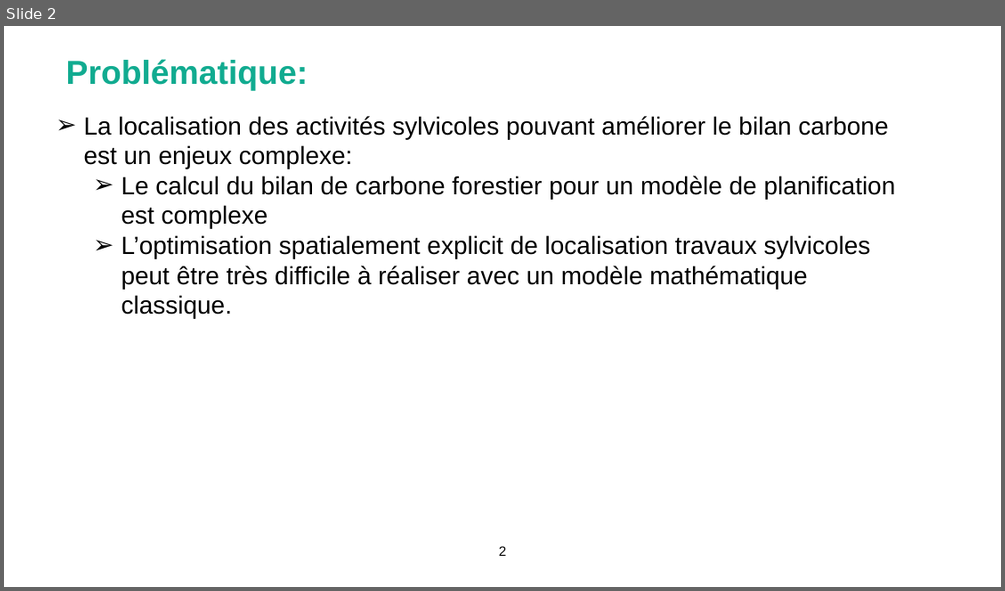
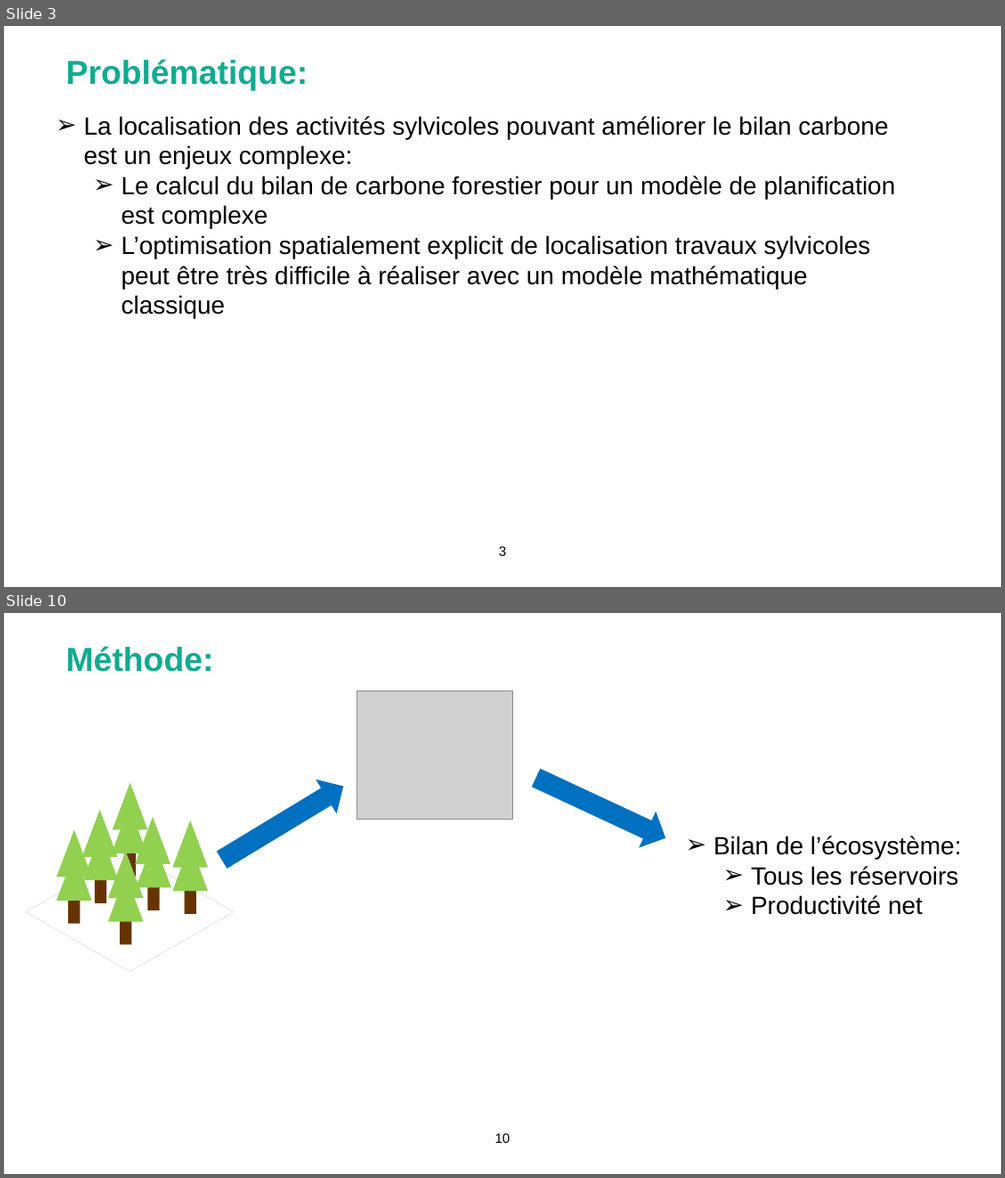
Before and after one commit to Bureau-du-Forestier-en-chef/FMT, a slide deck: Documentation/FORAC_carbone.pptx. Shown one above the other, each under a label of ours: slide 2 before the commit, slides 3 and 10 after it; the slides between them are not shown. The pictures are 1005x591 and 1005x1178 pixels, drawn with LibreOffice and Linux fonts; fonts in the diff are those of the drawing; grey boxes stand for pictures; background and template pictures are left out. Boxes give left, top, right and bottom in pixels: in the first picture for what was removed or moved away, otherwise in the second. Text is boxed around its words. In the diff, an @@ line names an element or a change of style, - is before the commit and + after.

```diff
--- a/Documentation/FORAC_carbone.pptx
+++ b/Documentation/FORAC_carbone.pptx
@@ slide 10 added at (4, 613, 1001, 1174), background picture (left out) @@
@@ title added at (66, 646, 214, 672), 32 pt, text #11AB90, bold @@
+Méthode:
@@ picture added at (357, 690, 512, 819) @@
@@ down arrow added at (211, 769, 354, 877), fill #0070C0 @@
@@ down arrow added at (527, 759, 674, 856), fill #0070C0 @@
@@ triangle added at (113, 783, 147, 830), fill #92D050 @@
@@ triangle added at (81, 810, 117, 857), fill #92D050 @@
@@ triangle added at (112, 806, 146, 853), fill #92D050 @@
@@ triangle added at (135, 817, 170, 864), fill #92D050 @@
@@ triangle added at (172, 820, 208, 868), fill #92D050 @@
@@ rectangle added at (54, 835, 202, 983), outline #000000 2.25 pt @@
@@ triangle added at (57, 830, 91, 877), fill #92D050 @@
@@ triangle added at (83, 833, 119, 880), fill #92D050 @@
@@ triangle added at (108, 851, 143, 898), fill #92D050 @@
@@ rectangle added at (124, 847, 137, 876), fill #663300 @@
@@ triangle added at (137, 840, 171, 887), fill #92D050 @@
@@ triangle added at (172, 844, 208, 892), fill #92D050 @@
@@ text added at (713, 835, 962, 915), 24 pt, text #000000 @@
+  ➢ Bilan de l’écosystème:
+    ➢ Tous les réservoirs
+    ➢ Productivité net
@@ triangle added at (57, 853, 91, 900), fill #92D050 @@
@@ rectangle added at (95, 874, 106, 903), fill #663300 @@
@@ triangle added at (108, 875, 143, 922), fill #92D050 @@
@@ rectangle added at (68, 894, 81, 924), fill #663300 @@
@@ rectangle added at (147, 881, 160, 910), fill #663300 @@
@@ rectangle added at (184, 884, 196, 914), fill #663300 @@
@@ rectangle added at (120, 915, 132, 944), fill #663300 @@
@@ page number added at (495, 1133, 510, 1143), 13 pt, text #000000 @@
+10
@@ what was slide 2 is now slide 3 @@
@@ slide 3 changed as well @@
@@ text at (121, 235, 871, 318): text changed @@
-    ➢ L’optimisation spatialement explicit de localisation travaux sylvicoles peut être très difficile à réaliser avec un modèle mathématique classique.
+    ➢ L’optimisation spatialement explicit de localisation travaux sylvicoles peut être très difficile à réaliser avec un modèle mathématique classique
@@ page number at (499, 546, 506, 556): text changed @@
-2
+3
```
Also in this commit, not shown: 1 other slide changed, 11 other slides added, 1 slide removed, 21 other files.
